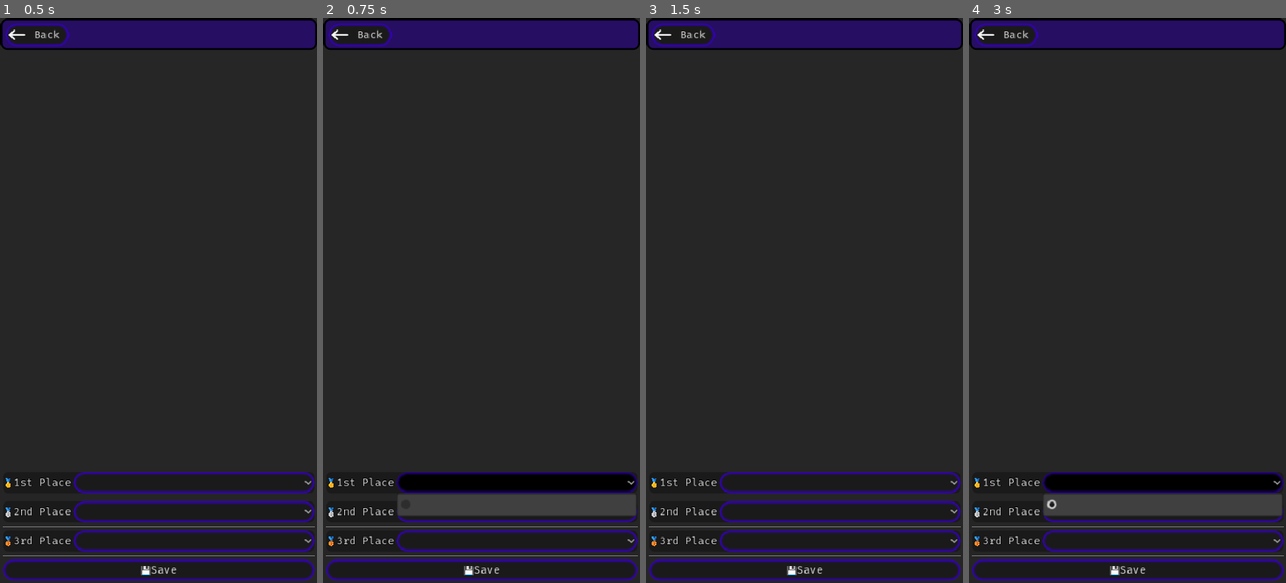
Above: before the commit, frames 1-4 (left to right).
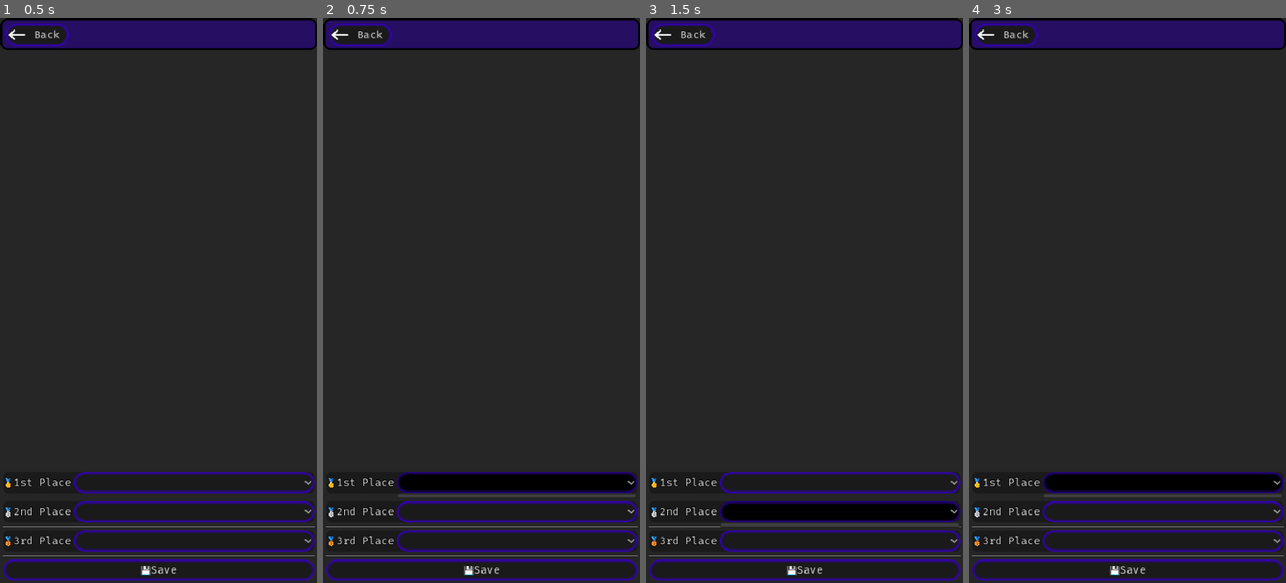
Above: after the commit, the same moments.

Repository: master172/clubdashboard
Game: Godot game, scene res://src/Main/winners.tscn
The game is run twice, just before and just after one commit, with the same random seed, the same clock (stepped at 60 frames per second) and the same inputs. This scene is started directly instead of the project's main scene.
Inputs (mouse positions are in pixels of both pictures, inside the frame that each line leads up to):
- Up to frame 1 (0.5 s): no input
- Up to frame 2 (0.75 s): click (516, 481) at 0.5 s
- Up to frame 3 (1.5 s): click (839, 509) at 1.25 s
- Up to frame 4 (3 s): click (1162, 537) at 2 s; click (1162, 481) at 2.75 s

Frame 1 is identical in both runs. In frame 2, 2.3% of the frame differs, in the area x 23-100%, y 84-89%; in frame 3, 3.1%, in the area x 23-100%, y 85-91%; in frame 4, 2.4%.

Commit message:
fix ui scaling issues

Diff:
--- a/src/Main/winners.tscn
+++ b/src/Main/winners.tscn
@@ -130,11 +130,12 @@
 [node name="Place1" type="OptionButton" parent="VBoxContainer/PanelContainer/MarginContainer/VBoxContainer/Place1/HBoxContainer"]
 layout_mode = 2
 size_flags_horizontal = 3
-item_count = 1
-popup/item_0/id = 0
+clip_text = true
+fit_to_longest_item = false
 
 [node name="Teams" type="OptionButton" parent="VBoxContainer/PanelContainer/MarginContainer/VBoxContainer/Place1/HBoxContainer"]
 layout_mode = 2
+fit_to_longest_item = false
 
 [node name="HSeparator" type="HSeparator" parent="VBoxContainer/PanelContainer/MarginContainer/VBoxContainer"]
 layout_mode = 2
@@ -154,11 +155,12 @@
 [node name="Place2" type="OptionButton" parent="VBoxContainer/PanelContainer/MarginContainer/VBoxContainer/Place2/HBoxContainer"]
 layout_mode = 2
 size_flags_horizontal = 3
-item_count = 1
-popup/item_0/id = 0
+clip_text = true
+fit_to_longest_item = false
 
 [node name="Teams2" type="OptionButton" parent="VBoxContainer/PanelContainer/MarginContainer/VBoxContainer/Place2/HBoxContainer"]
 layout_mode = 2
+fit_to_longest_item = false
 
 [node name="HSeparator2" type="HSeparator" parent="VBoxContainer/PanelContainer/MarginContainer/VBoxContainer"]
 layout_mode = 2
@@ -178,8 +180,8 @@
 [node name="Place3" type="OptionButton" parent="VBoxContainer/PanelContainer/MarginContainer/VBoxContainer/Place3/HBoxContainer"]
 layout_mode = 2
 size_flags_horizontal = 3
-item_count = 1
-popup/item_0/id = 0
+clip_text = true
+fit_to_longest_item = false
 
 [node name="Teams3" type="OptionButton" parent="VBoxContainer/PanelContainer/MarginContainer/VBoxContainer/Place3/HBoxContainer"]
 layout_mode = 2
